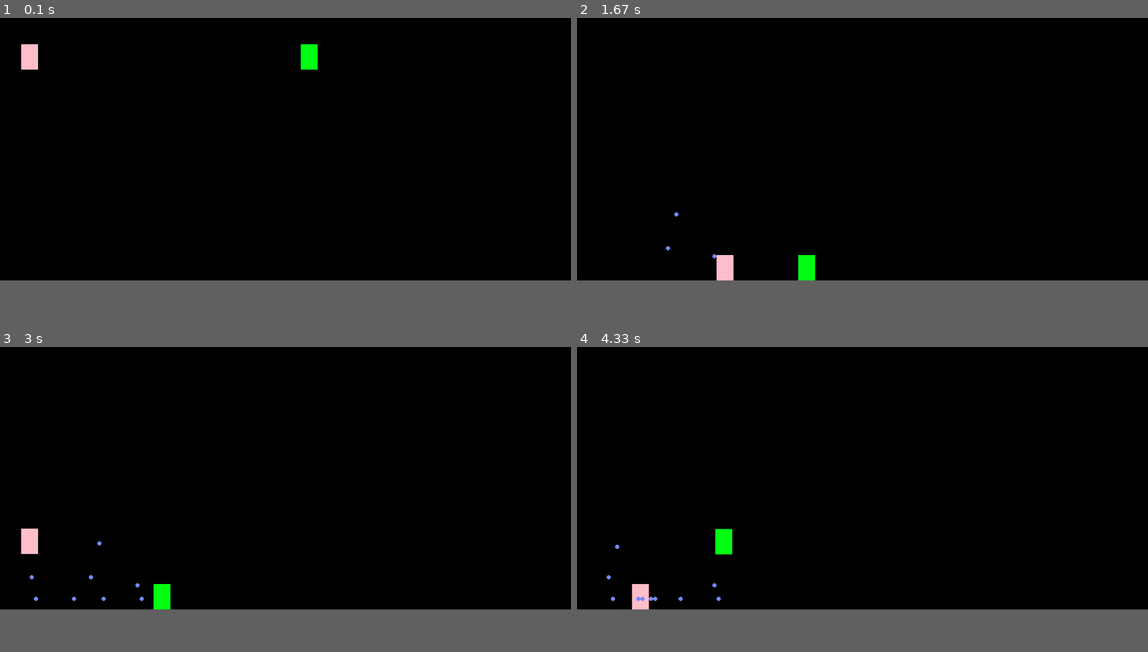
Above: before the commit, frames 1-4 (two rows, left to right).
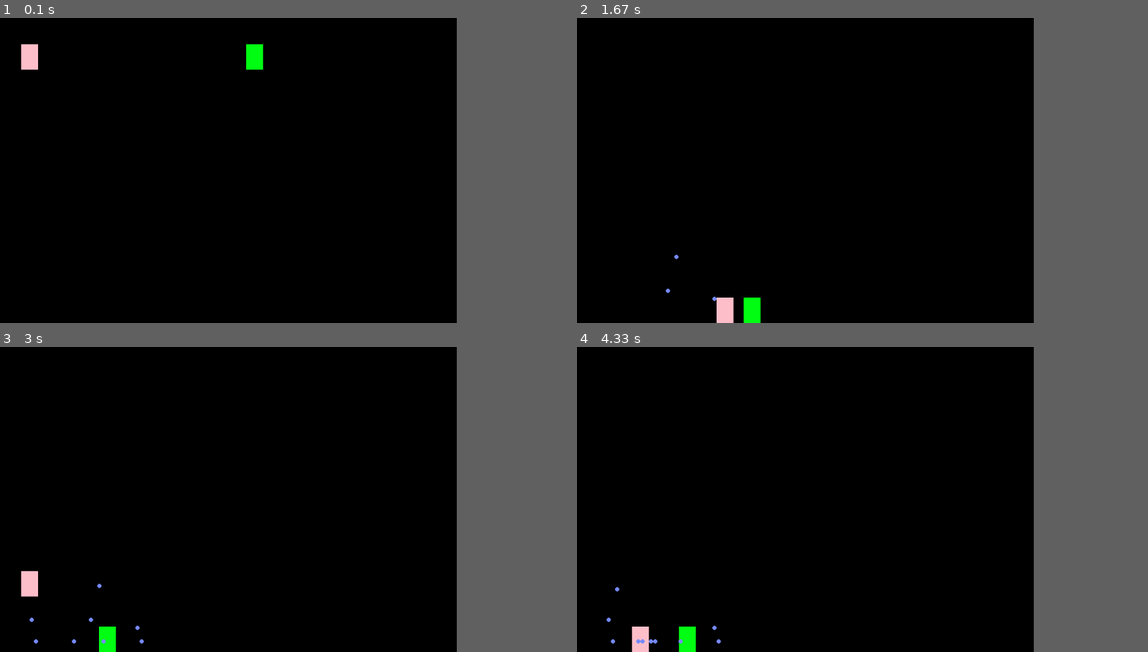
Above: after the commit, the same moments.

Repository: SORIN-Academy/PythonGame2024_CodingCamp
Game: pygame game, started from SORIN_sidescroll_pygame.py
Two runs of this game, one before a commit and one after it. Both use one fixed random seed, a clock stepped at 60 frames per second and the inputs below.
Inputs:
- Up to frame 1 (0.1 s): no input
- Up to frame 2 (1.67 s): hold D 0.33-0.8 s; hold W 0.83-1.13 s; tap Space at 0.9, 1.23, 1.53 s; hold D 1.17-1.63 s
- Up to frame 3 (3 s): hold A 1.67-2.2 s; tap Space at 1.73, 2.03, 2.3, 2.6, 2.73 s; hold A 2.23-2.63 s; hold W from 2.67 s (still down)
- Up to frame 4 (4.33 s): release W at 3.03 s; hold D 3.07-3.7 s; tap Space at 3.13, 3.43, 3.8, 4.1, 4.3 s; hold A 3.73-4.2 s; hold D from 4.23 s (still down)
In our replay, the window is 900x413 before the commit and 720x480 after it. These sizes can differ from the game's own. Grey fills any space a smaller window leaves; there, only what the larger window draws over its background counts as a difference.

The runs differ from the first frame. In frame 1, 0.5% of the frame differs, in the area x 43-56%, y 8-18%; in frame 2, 1.1%; in frame 3, 1.1%; in frame 4, 1.2%, in the area x 5-28%, y 59-100%.

Commit message:
adjusted screen size

Diff:
--- a/SORIN_sidescroll_pygame.py
+++ b/SORIN_sidescroll_pygame.py
@@ -6,7 +6,7 @@
 pygame.init()
 
 #Constants for gameplay
-SCREEN_WIDTH, SCREEN_HEIGHT = 1350, 620
+SCREEN_WIDTH, SCREEN_HEIGHT = 1080, 720
 PLAYER_SPEED = 5
 ENEMY_SPEED = 2
 BULLET_SPEED = 10
--- /dev/null
+++ b/sprites.py
@@ -0,0 +1,48 @@
+import pygame
+
+class Monster(pygame.sprite.Sprite):
+    def init(self, x, y):
+        super().init()
+        self.image = pygame.Surface((50, 50))  # Replace with monster image
+        self.image.fill((255, 0, 0))  # Filling the sprite with red color for visibility
+        self.rect = self.image.get_rect(topleft=(x, y))
+        self.speed = 2
+
+    def update(self, player_position):
+        """Update the monster's position. Example of simple AI chasing the player"""
+        if self.rect.x < player_position[0]:
+            self.rect.x += self.speed
+        elif self.rect.x > player_position[0]:
+            self.rect.x -= self.speed
+
+        if self.rect.y < player_position[1]:
+            self.rect.y += self.speed
+        elif self.rect.y > player_position[1]:
+            self.rect.y -= self.speed
+
+    def draw(self, screen):
+        """Draw the monster on the screen"""
+        screen.blit(self.image, self.rect)
+
+
+pygame.init()
+screen = pygame.display.set_mode((800, 600))
+
+
+monster = Monster(100, 100)
+
+running = True
+while running:
+    for event in pygame.event.get():
+        if event.type == pygame.QUIT:
+            running = False
+
+    # Assume we have a player position here
+    player_position = (400, 300)  # Placeholder for player position
+
+    screen.fill((0, 0, 0))  # Clear the screen with black
+    monster.update(player_position)
+    monster.draw(screen)
+    pygame.display.flip()
+
+pygame.quit()
